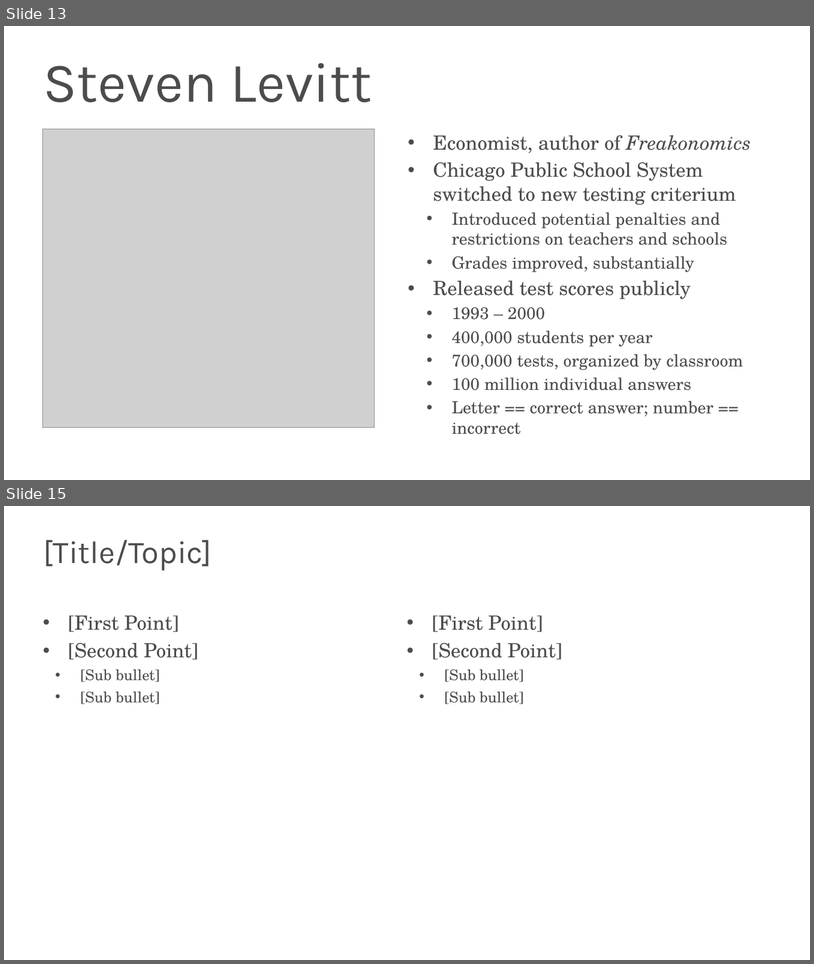
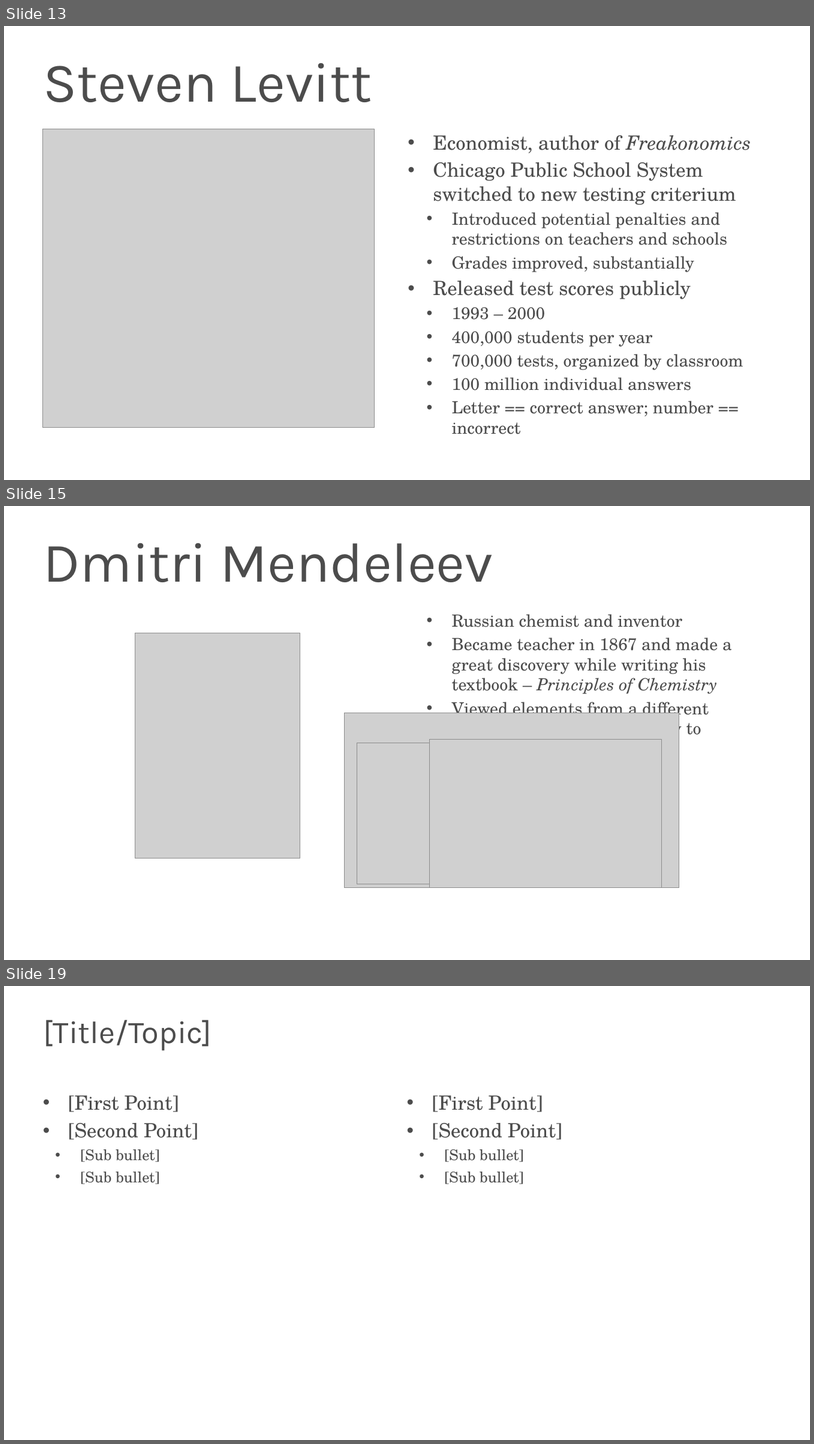
Before and after one commit to s-kyle-reed/data-lecture, a slide deck: lecture.pptx. Shown one above the other, each under a label of ours: slides 13 and 15 before the commit, slides 13, 15 and 19 after it; the slides between them are not shown. The pictures are 814x964 and 814x1444 pixels, drawn with LibreOffice and Linux fonts; fonts in the diff are those of the drawing; grey boxes stand for pictures; background and template pictures are left out. Boxes give left, top, right and bottom in pixels: in the first picture for what was removed or moved away, otherwise in the second. Text is boxed around its words. In the diff, an @@ line names an element or a change of style, - is before the commit and + after.

Commit message:
started mendeleev

```diff
--- a/lecture.pptx
+++ b/lecture.pptx
@@ slide 15 added at box(4, 506, 810, 960), background #FFFFFF @@
@@ text added at box(43, 543, 494, 582), 80 pt, text #4C4C4C @@
+Dmitri Mendeleev
@@ text added at box(452, 614, 732, 739), 24 pt, text #4C4C4C @@
+  • Russian chemist and inventor
+  • Became teacher in 1867 and made a great discovery while writing his textbook – Principles of Chemistry
+  • Viewed elements from a different perspective, playing with how to visualize them
@@ picture added at box(135, 633, 300, 857) @@
@@ picture added at box(345, 712, 680, 887) @@
@@ picture added at box(429, 739, 662, 887) @@
@@ picture added at box(357, 743, 617, 883) @@
@@ what was slide 15 is now slide 19 @@
```
Also in this commit, not shown: 1 slide changed, 3 other slides added, 1 other file.
